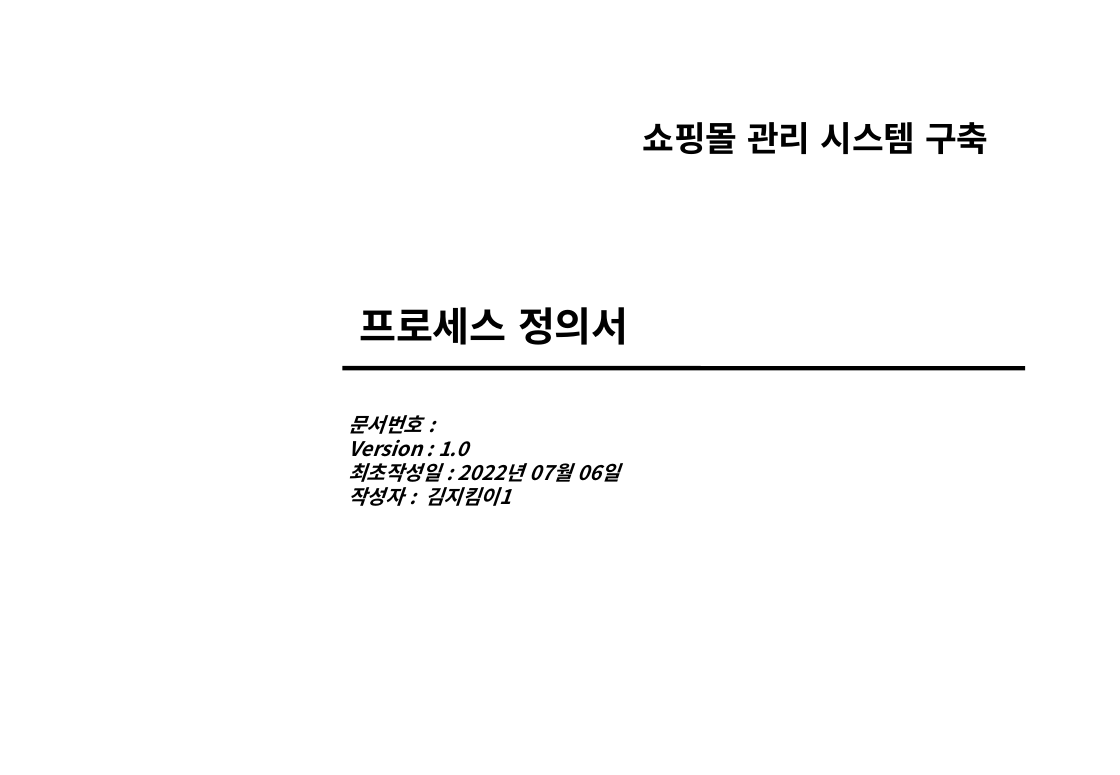
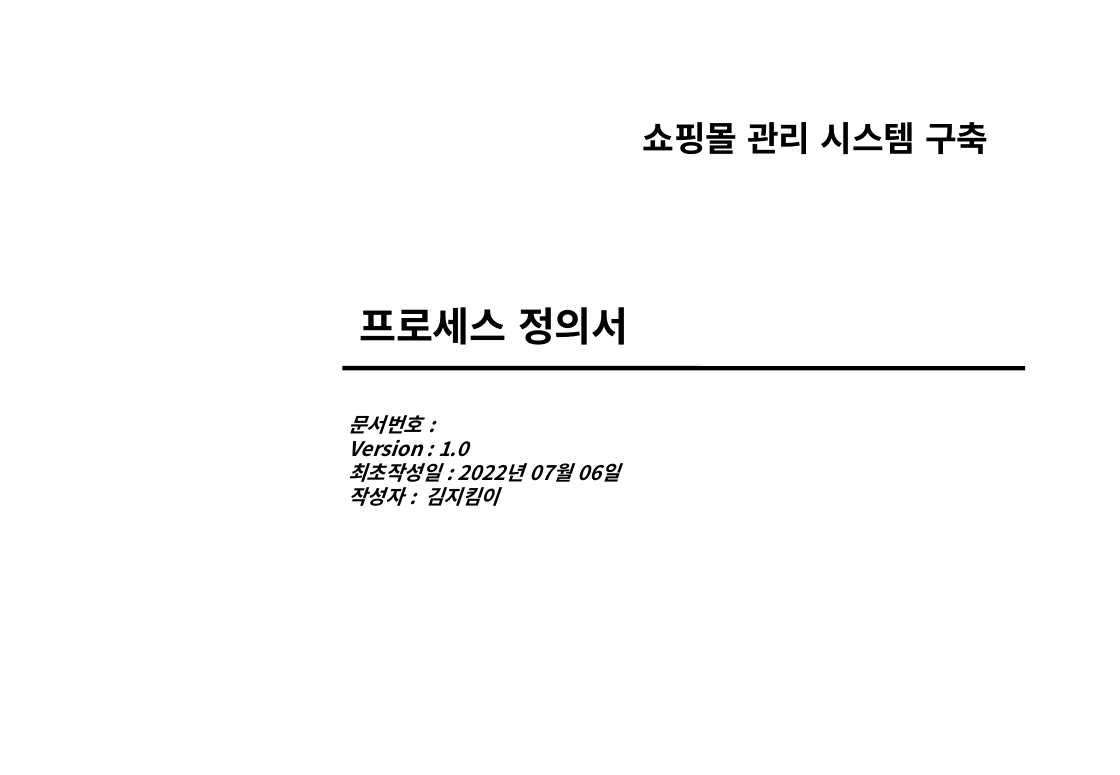
Before and after one commit to ki-mii/ezen_prj, a slide deck: slide 1 of 쇼핑몰관리_프로세스_정의서_V0.1.ppt. Drawn at 1120x775 pixels with LibreOffice and Linux fonts; fonts in the diff are those of the drawing. Boxes give left, top, right and bottom in pixels: in the first picture for what was removed or moved away, otherwise in the second. Text is boxed around its words. In the diff, an @@ line names an element or a change of style, - is before the commit and + after.

```diff
--- a/쇼핑몰관리_프로세스_정의서_V0.1.ppt
+++ b/쇼핑몰관리_프로세스_정의서_V0.1.ppt
@@ text at bbox=[348, 487, 499, 506]: text changed @@
-작성자 : 김지킴이1
+작성자 : 김지킴이
```
